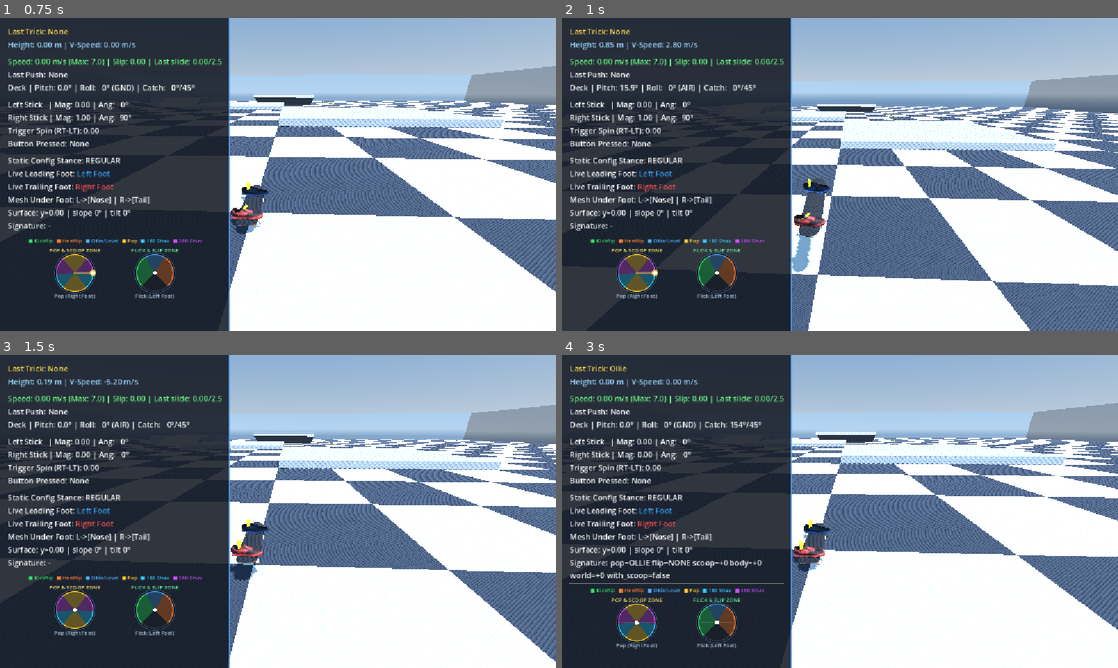
Above: before the commit, frames 1-4 (two rows, left to right).
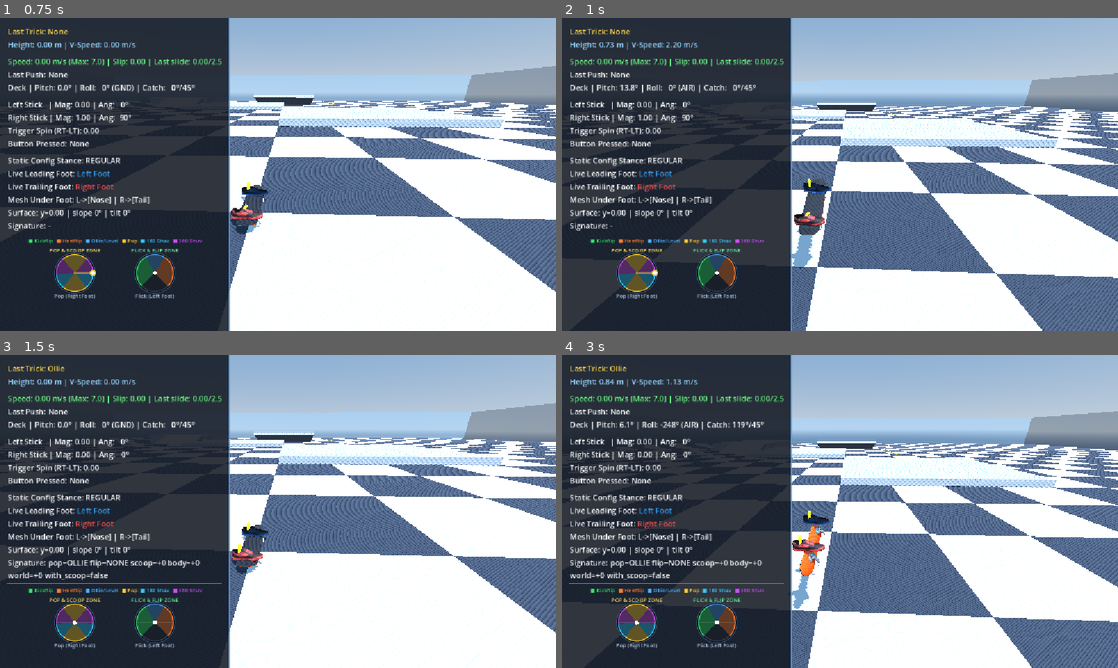
Above: after the commit, the same moments.

Repository: nklunder/skate-sim
Game: Godot game, scene res://scenes/TestWorld.tscn
Two runs of this game, one before a commit and one after it. Both use one fixed random seed, a clock stepped at 60 frames per second and the inputs below.
Inputs (mouse positions are in pixels of both pictures, inside the frame that each line leads up to):
- Up to frame 1 (0.75 s): tap Enter at 0.5 s; move the mouse to (400, 158) at 0.52 s; hold Right (ui_right) from 0.53 s (still down); hold L from 0.53 s (still down); click (400, 158) at 0.67 s
- Up to frame 2 (1 s): keep holding Right (ui_right); keep holding L; tap Space at 0.77 s
- Up to frame 3 (1.5 s): release Right (ui_right) at 1.25 s; release L at 1.25 s; drag from (166, 527) to (250, 574) at 1.27 s
- Up to frame 4 (3 s): move the mouse to (895, 442) at 2.02 s; hold Right (ui_right) 2.03-2.75 s; hold K 2.03-2.75 s; drag from (812, 574) to (673, 464) at 2.77 s

Frame 1 is identical in both runs. In frame 2, 13% of the frame differs, in the area x 7-100%, y 7-100%; in frame 3, 18%; in frame 4, 26%.

Commit message:
bring the pop back down to 5.4
It read as too high in play - clearing the 0.8 m platform easily, which on a full
character is about waist height. jump_impulse 6.0 -> 5.4: peak 1.076 -> 0.867 m
measured, airtime 44 -> 40 frames.

5.4 IS A MEASURED FLOOR rather than a taste. It is the lowest pop at which a soft
flick still brings the deck fully round, at 0.0 deg of catch error. Below it the
shortfall comes out of catch_cone_deg instead: 6.4 deg at 5.2, 11.9 at 5.0, 36.9
at 4.6 against a 45 deg cone. So the pop can go lower - it simply stops being
free and starts trading clean completion for catch margin, which has to be paid
back by raising flip_speed_deg or flick_rate_min. Neither was needed here, so
none of 07b's rotation tuning moves.

Height goes as the SQUARE of the impulse, so pop_impulse_scale now bites hard:
only a pop above ~97% clears the 0.8 m platform, where at 6.0 anything above ~85%
did. It stays possible and stops being routine, which is what was asked for. A
0.83-scale pop lands at 0.596 m, an ordinary mid ollie.

Corrects an overstatement in 07b's own budget note, which is what justified
raising the pop in the first place. It claimed the ramps cost ~3 frames and that
a soft flick would become "an unavoidable primo". Measured, they cost ~1.9
frames, and the shortfall is never a primo because the catch cone absorbs it -
the deck lands short but inside it. The ramps would have fitted at the old pop.
The raise was not strictly necessary for 07b, and the doc now says so.

curb_flip_repro's three cone cases lost ~6 frames of hang time and all bailed, so
the deck was sped up to match: flip_speed 498 -> 590, restoring 35.5 / 55.2 /
94.5 deg against the 35.7 / 56.0 / 86.4 they originally held. Retuned from
arithmetic rather than by search - the deck delivers flip_speed * (airtime - 1) /
60 degrees, the -1 being the ramp.

landing_dip_ref_speed stays at 7.0. A flat landing now sits at 0.77 of full
compression and a drop off the 0.8 m platform still arrives fast enough to reach
it, so the grading keeps its whole range. pop_gesture needed no change at all,
which is the fraction-based height bounds doing their job.

Co-Authored-By: Claude Opus 5 <noreply@anthropic.com>

Diff:
--- a/scripts/player/SkaterController.gd
+++ b/scripts/player/SkaterController.gd
@@ -106,7 +106,9 @@
 @export var landing_dip_max: float = 0.04 # Metres of compression at or above the reference impact.
 ## Impact speed producing full compression. Kept ABOVE jump_impulse on purpose: a flat-ground pop
 ## lands at exactly its takeoff speed, so a reference equal to it would saturate every flat landing
-## at maximum dip and leave the grading with nothing to say except on drops. Raised with the pop.
+## at maximum dip and leave the grading with nothing to say except on drops. Left at 7.0 when the pop
+## came back down to 5.4: a flat landing now sits at 0.77 of full compression, and a drop off the
+## 0.8 m platform arrives at ~7.4 m/s and still reaches it, so the whole range stays in use.
 @export var landing_dip_ref_speed: float = 7.0
 @export var landing_dip_recover: float = 9.0 # Rate the suspension extends back out.
 var _landing_dip: float = 0.0
@@ -134,12 +136,21 @@
 ## board rather than a floatier one. Lowering gravity instead would scale both equally and would
 ## also move which gradients hold the skater, since that threshold is asin(rolling_friction/gravity).
 ##
-## At 6.0 with gravity_accel = 16: peak 1.125 m, airtime 45 frames at 60 Hz.
+## At 5.4 with gravity_accel = 16: peak 0.867 m measured, airtime 40 frames at 60 Hz.
+##
+## 5.4 IS A MEASURED FLOOR, not a taste. It is the lowest pop at which a soft flick still brings the
+## deck fully round - catch error 0.0 deg. Below it the shortfall starts eating catch_cone_deg
+## instead: 6.4 deg at 5.2, 11.9 at 5.0, 36.9 at 4.6 against a 45 deg cone. So lowering the pop
+## further is not free; it has to be paid for by raising flip_speed_deg or flick_rate_min, and a
+## faster deck is the opposite of what 07b was for.
+##
+## Height goes as the SQUARE of this, so pop_impulse_scale bites hard: at 5.4 only a pop above ~96%
+## clears the 0.8 m platform, where at 6.0 anything above ~85% did.
 ##
 ## AIRTIME IS THE ROTATION BUDGET. A soft flick turns at flick_rate_min * flip_speed_deg and has to
 ## bring the deck round inside one hop, so every frame here is a frame the flip and catch ramps can
 ## spend - see flick_rate_min, which is the field that has to rise if this ever falls.
-@export var jump_impulse: float = 6.0
+@export var jump_impulse: float = 5.4
 ## Maximum sideways jump velocity (in m/s) imparted when aiming the pop thumbstick off-center.
 @export var max_lateral_pop_impulse: float = 1.5
 ## Slight natural board yaw offset (in degrees) imparted during directed lateral jumps.
@@ -169,16 +180,16 @@
 ## lazily and risk an incomplete trick, not guarantee a primo - the rider should be able to see it
 ## failing and still catch it.
 ##
-## IT IS TIED TO flip_speed_deg AND TO jump_impulse, and cannot be tuned independently of either. A
-## flat-ground kickflip has 44 frames of airtime at jump_impulse 6.0, so the deck must turn at
-## 491 deg/s or better to come round at all - and the slowest a flick can be is
-## flick_rate_min * flip_speed_deg. At 816 that floor is 0.60; anything under it makes a soft flick
-## an unavoidable primo rather than a recoverable mistake.
-##
-## Slow the deck, or lower the pop, and this has to rise with it. The margin at 0.72 is 587 deg/s
-## against a 491 requirement - 36.8 frames of rotation inside 44 of hang time, so about 7 frames
-## spare. That slack is what the spin-up and catch ramps spend; it was 2.2 frames before the pop was
-## raised, which was not enough for both.
+## IT IS TIED TO flip_speed_deg AND TO jump_impulse, and cannot be tuned independently of either.
+##
+## MEASURED, at jump_impulse 5.4 (40 frames of airtime). A soft flick turns at 0.72 * 816 = 587 deg/s
+## and needs ~38.7 frames to bring the deck round - 36.8 of rotation plus ~1.9 the ramps cost - so
+## there is about 1.3 frames of slack and a soft flick still completes with 0.0 deg of catch error.
+##
+## Below that pop the shortfall is NOT a primo; it is spent out of catch_cone_deg instead, and the
+## deck lands short but inside the cone: 6.4 deg at jump_impulse 5.2, 11.9 at 5.0, 36.9 at 4.6
+## against a 45 deg cone. So the pop can go lower than 5.4 - it just stops being free, and starts
+## trading clean completion for catch margin. Raise this, or flip_speed_deg, to buy that back.
 @export var flick_rate_min: float = 0.72
 @export var flick_rate_max: float = 1.6
 
--- a/tests/curb_flip_repro.gd
+++ b/tests/curb_flip_repro.gd
@@ -85,18 +85,23 @@
 	# 2/3, 1 over three frames loses exactly one frame of rotation, and 486/60 = 8.1. 486 -> 498 pays
 	# it back. If the ramp durations are retuned, this is the figure that moves with them.
 	#
+	# Then the pop came back DOWN (6.0 -> 5.4) once it read as too high in play, taking ~6 frames of
+	# hang time with it and bailing all three. 498 -> 590. The relationship is simple enough to retune
+	# from arithmetic rather than by search: the deck delivers flip_speed * (airtime - 1) / 60 degrees,
+	# the -1 being the ramp, so the rate wanted is (360 - target_err) * 60 / (airtime - 1).
+	#
 	# Sketchy but rideable: deck is ~36 deg short, inside the cone, so the settle runs several
 	# frames. This is the case that actually exercises the no-teleport guarantee.
 	{"label": "kickflip -> 0.43m ledge", "pos": Vector3(20.0, 0.078, 6.0), "ledge": 0.43,
-		"flip": true, "scoop": 0, "expect": "Landed Kickflip!", "flip_speed": 498.0},
+		"flip": true, "scoop": 0, "expect": "Landed Kickflip!", "flip_speed": 590.0},
 	{"label": "kickflip -> 0.43m, manual", "pos": Vector3(20.0, 0.078, 6.0), "ledge": 0.43,
-		"flip": true, "scoop": 0, "expect": "Landed directly into Manual!", "hold_manual": true, "flip_speed": 498.0},
+		"flip": true, "scoop": 0, "expect": "Landed directly into Manual!", "hold_manual": true, "flip_speed": 590.0},
 	# Past the cone: deck arrives ~56 deg over, foot would slide off the rail. Must still bail.
 	{"label": "kickflip -> 0.55m ledge", "pos": Vector3(20.0, 0.078, 6.0), "ledge": 0.55,
-		"flip": true, "scoop": 0, "expect": "BAIL! (Primo Crash / Incomplete Flip)", "flip_speed": 498.0},
+		"flip": true, "scoop": 0, "expect": "BAIL! (Primo Crash / Incomplete Flip)", "flip_speed": 590.0},
 	# Deck arrives ~213 deg round - genuinely upside down. Must still bail.
 	{"label": "kickflip -> 0.8m platform", "pos": Vector3(-10.0, 0.078, -10.0),
-		"flip": true, "scoop": 0, "expect": "BAIL! (Primo Crash / Incomplete Flip)", "flip_speed": 498.0},
+		"flip": true, "scoop": 0, "expect": "BAIL! (Primo Crash / Incomplete Flip)", "flip_speed": 590.0},
 	# THE RATE PROFILE (07b). Ramp up, hold, ramp down - see the ramp assertion in _finish_case().
 	# A tre flip is included because the ramps scale BOTH axes by one shared factor: sync is a
 	# rate-RATIO lock, so ramping the axes independently would pull the trick apart mid-ramp and put
Not shown, changed: AGENTS.md
Not shown, changed: docs/features/07b_ROTATION_DYNAMICS.md
